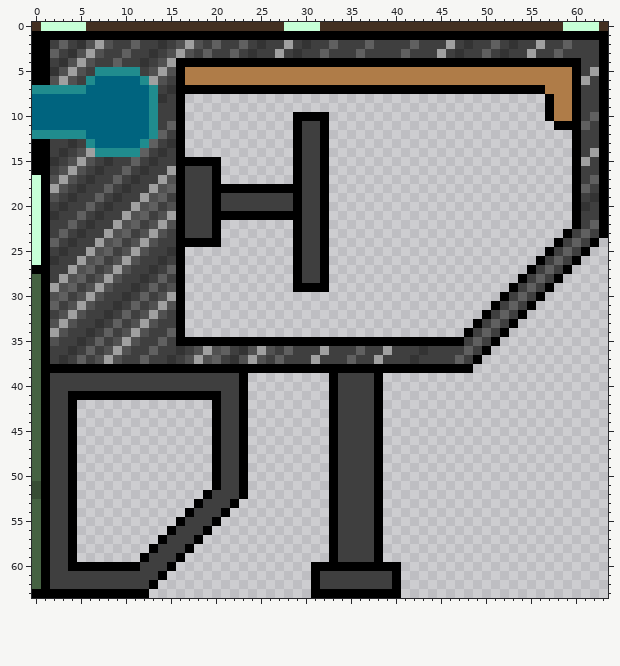
File history of a pixel-art sprite, Assets/Sprites/Parts/Trigger.png. The picture above is the old version.
The file is 64x64 pixels. Colours within 5 levels of each other are drawn and written as one.
Now the later version:
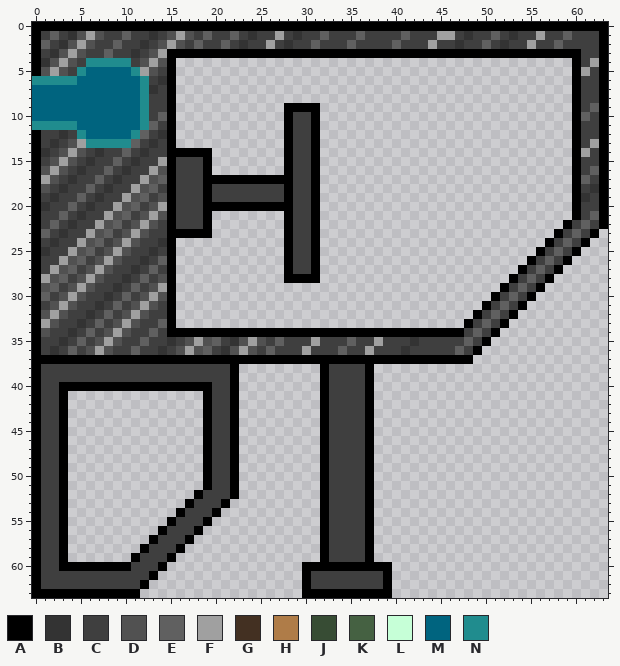
Palette (. is transparent): A #000000  B #333333  C #3f3f3f  D #515151  E #606060  F #a0a0a0  G #433022  H #af7c48  J #374c34  K #456142  L #c6ffd7  M #00647f  N #208c8e
Changes in this commit:
Changed rows in their new state; - is an unchanged pixel.
first column x 0:
 0 AAAAAAAAAAAAAAAAAAAAAAAAAAAAAAAAAAAAAAAAAAAAAAAAAAAAAAAAAAAAAAAA
 1 -CECBDFDCCECCBCDFDCECCECBCCFCBCCECCCECCCCECCCFFCBCCECBCCFCCECCC-
 2 -E-BDF-CCE-CB-DF-CE-CE-B-CF-B-CE-C-E-C--E-C-F-CBC-ECBC-FC-EC----
 3 -CBDF-CCE-CB-DFAAAAAAAAAAAAAAAAAAAAAAAAAAAAAAAAAAAAAAAAAAAAAA---
 4 -BDF-CNNNNN-DF-A............................................--F-
 5 -DF-CNMMMMM-F-CA............................................-FC-
 6 NNNNNMM------CBA............................................-C--
 7 MMMMMM------NB-A............................................----
 8 ------------NCCA.----------------------------------------...----
 9 ------------NC-A.-----------AAAA-------------------------...--E-
10 ------------NCEA.-----------ACC-.------------------------...-EC-
11 NNNNN-------NE-A.-----------AC-A.-------------------------..-C--
12 ACCBC------NECBA.-----------AC-A.-------------------------------
13 -CB-DF-NNNNECB-A.-----------AC-A.-----------------------------F-
14 -B-DF-CBCCECB-CA-AAA--------AC-A.----------------------------FC-
15 -CDF-CB-CE-B-CFACCC-.-------AC-A.----------------------------C--
16 -DF-CB-CE-B-CFDAC--A.-------AC-A.-----------------------------E-
17 AF-CB-CE-B-CFDEAC--A-AAAAAAAAC-A.----------------------------EC-
18 ADCB-CE-B-CFDECAC--ACCCCCCCC-C-A.----------------------------CB-
19 ACB-CE-B-CFDECDAC--AC-------AC-A.----------------------------BC-
20 AB-CE-B-CFDECDFAC--A-AAAAAAAAC-A.----------------------------C--
21 ACCE-B-CFDECDF-AC--A........-C-A.-----------------------------E-
22 ACE-B-CFDECDF-CAC--A.-------AC-A.--------------------------ACEC-
23 AE-B-CFDECDF-CCA-AAA.-------AC-A.-------------------------ACECA.
24 ACB-CFDECDF-CCBA.....-------AC-A.------------------------ACECA.-
25 AB-CFDECDF-CCB-A.-----------AC-A.-----------------------ACECA.--
26 ACCFDECDF-CCB-EA.-----------AC-A.----------------------ACECA.---
27 -CFDECDF-CCB-E-A.-----------AC-A.---------------------ACECA.----
28 AFDECDF-CCB-E-DA.-----------A-AA.--------------------ACECA.-----
29 ADECDF-CCB-E-DFA.------------....-------------------ACECA.------
30 AECDF-CCB-E-DF-A.----------------------------------ACECA.-------
31 ACDF-CCB-E-DF-CA.---------------------------------ACECA.--------
32 ADF-CCB-E-DF-CCA.--------------------------------ACECA.---------
33 AF-CCB-E-DF-CCEA.-------------------------------ACECA.----------
34 ADCCB-E-DF-CCE-A-AAAAAAAAAAAAAAAAAAAAAAAAAAAAAAACECA.-----------
35 ACCB-E-DF-CCE-CBCDFDECBDFDCECCCFCCCECCFCCCBCCCCCECA.------------
36 ACB-E-DF-CCE-CB-DF-ECBDF-CE-C-F-C-E-CF-C-B-C---ECA.-------------
37 A-AAAAAAAAAAAAAAAAAAAAAAAAAAAAAAAAAAAAAAAAAAAAAAA.--------------
38 ACCCCCCCCCCCCCCCCCCCCC-.........-CCCC-...........---------------
39 AC--------------------A.--------AC---A.-------------------------
40 AC-AAAAAAAAAAAAAAAAA--A.--------AC---A.-------------------------
41 AC-A...............-C-A.--------AC---A.-------------------------
42 AC-A.--------------AC-A.--------AC---A.-------------------------
43 AC-A.--------------AC-A.--------AC---A.-------------------------
44 AC-A.--------------AC-A.--------AC---A.-------------------------
45 AC-A.--------------AC-A.--------AC---A.-------------------------
46 AC-A.--------------AC-A.--------AC---A.-------------------------
47 AC-A.--------------AC-A.--------AC---A.-------------------------
48 AC-A.--------------AC-A.--------AC---A.-------------------------
49 AC-A.--------------AC-A.--------AC---A.-------------------------
50 AC-A.--------------AC-A.--------AC---A.-------------------------
51 AC-A.--------------AC-A.--------AC---A.-------------------------
52 AC-A.-------------AC--A.--------AC---A.-------------------------
53 AC-A.------------AC--A.---------AC---A.-------------------------
54 AC-A.-----------AC--A.----------AC---A.-------------------------
55 AC-A.----------AC--A.-----------AC---A.-------------------------
56 AC-A.---------AC--A.------------AC---A.-------------------------
57 AC-A.--------AC--A.-------------AC---A.-------------------------
58 AC-A.-------AC--A.--------------AC---A.-------------------------
59 AC-A.------AC--A.---------------AC---A.-------------------------
60 AC-A-------C--A.--------------A---------.-----------------------
61 AC-----------A.---------------AC-------A.-----------------------
62 AC----------A.----------------AC-------A.-----------------------
63 ------------.-----------------A---------.-----------------------
Where, in picture pixels (left, top, right, bottom), the same in both pictures:
changed: (32, 22, 608, 598)
